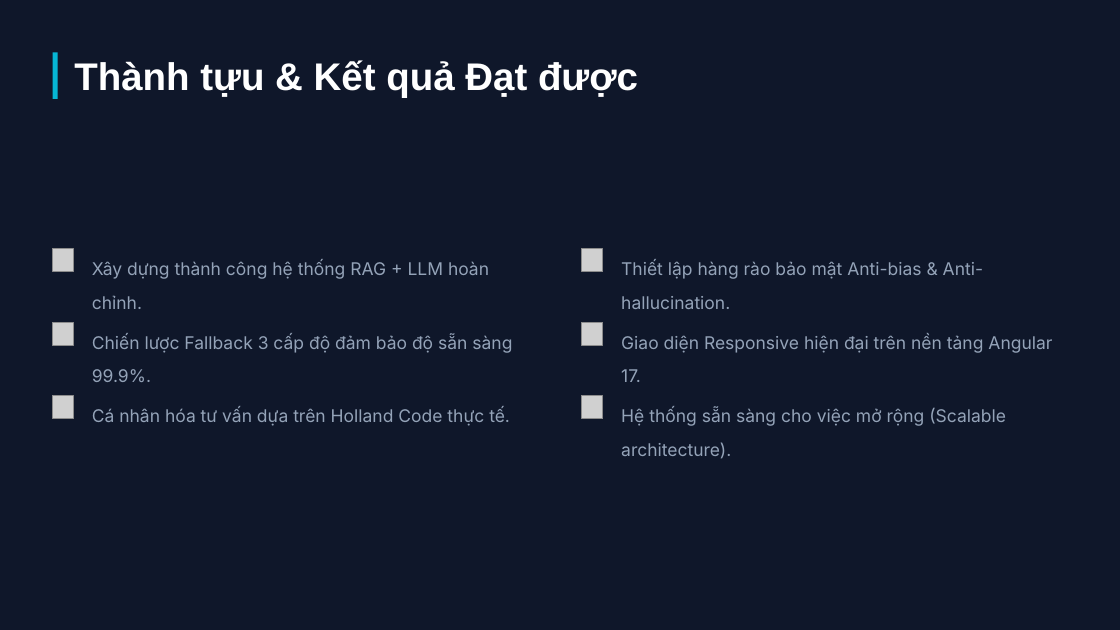
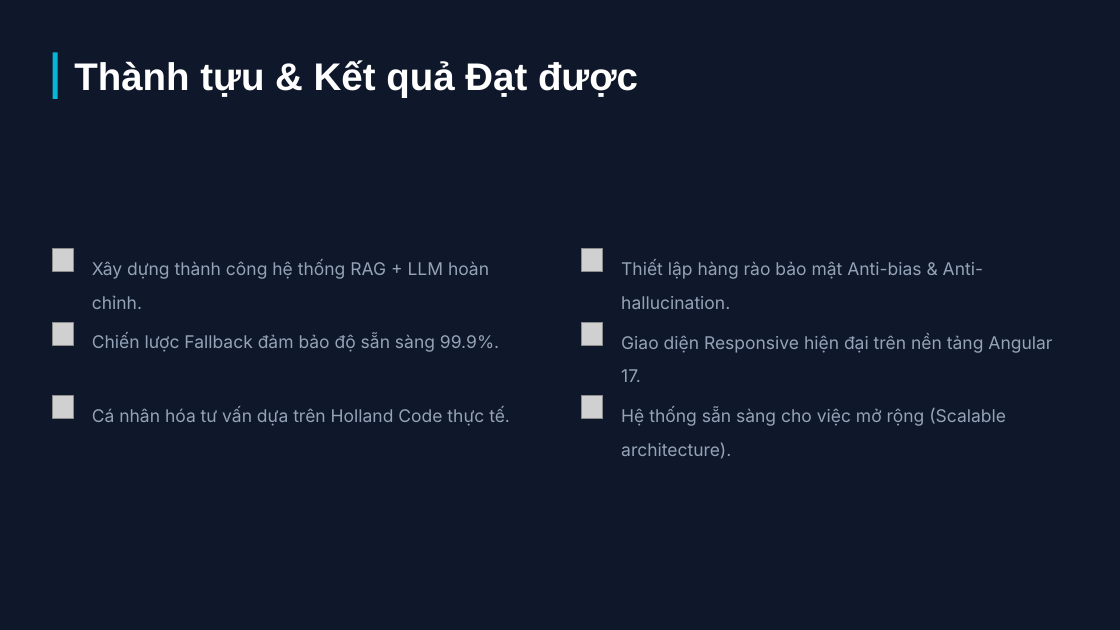
Before and after one commit to dinhsst/ai-powered-career-guidance-system, a slide deck: slide 15 of Hệ thống Tư vấn Hướng nghiệp AI.pptx (slide 12 before the commit). Drawn at 1120x630 pixels with LibreOffice and Linux fonts; fonts in the diff are those of the drawing; grey boxes stand for pictures; background and template pictures are left out. Boxes give left, top, right and bottom in pixels: in the first picture for what was removed or moved away, otherwise in the second. Text is boxed around its words. In the diff, an @@ line names an element or a change of style, - is before the commit and + after.

```diff
--- a/Hệ thống Tư vấn Hướng nghiệp AI.pptx
+++ b/Hệ thống Tư vấn Hướng nghiệp AI.pptx
@@ text at <box>92,334,499,352</box>: text changed @@
-Chiến lược Fallback 3 cấp độ đảm bảo độ sẵn sàng 99.9%.
+Chiến lược Fallback đảm bảo độ sẵn sàng 99.9%.
```
Also in this commit, not shown: 3 other slides changed, 5 slides added, 1 slide removed, 1 other file.
